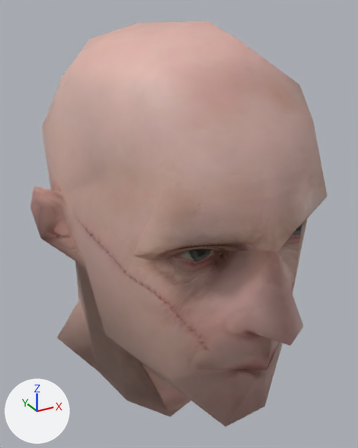
Two versions of the glTF model public/models/heads/head_200.glb, one commit apart.
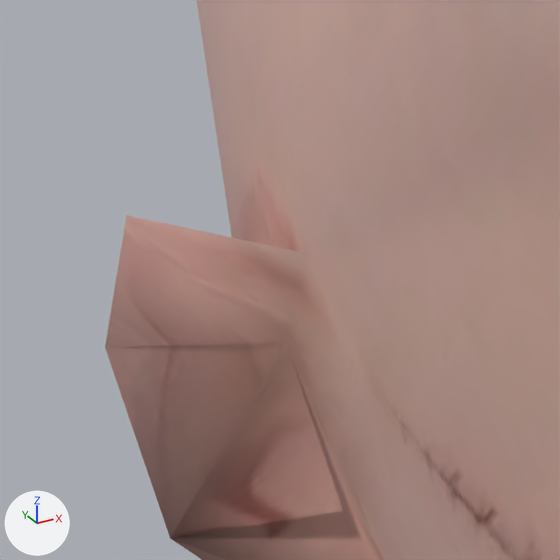
There are two pictures of each version: one whole from a camera (50 mm lens) standing at (-0.957, -1.716, 1.006) and looking at (0.015, 0.051, 0.122), one close up on the part from 4% to 29% of the width and 34% to 54% of the height. The lights are fixed; the arrows at lower left show +X, +Y and +Z. The first two pictures are the older version. Vertices at exactly the same position are counted once.
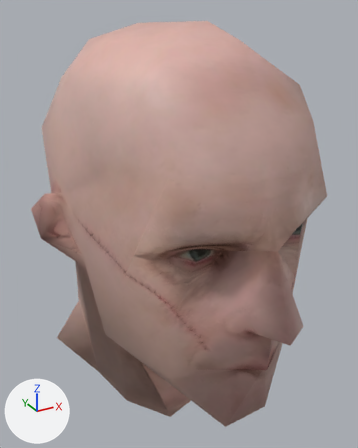
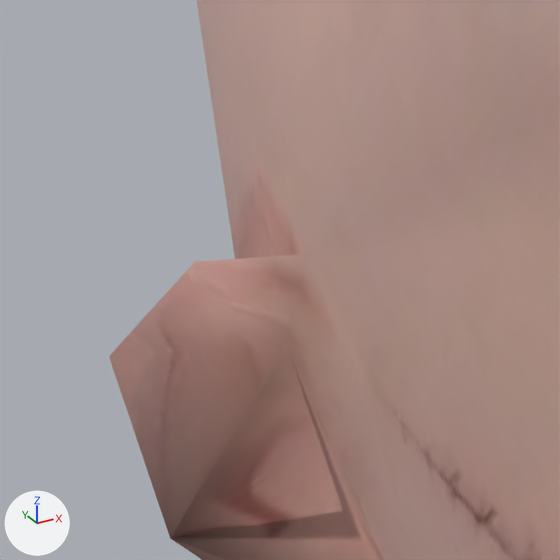
Commit message: fix ear

Boxes (x1, y1, x2, y2) around the edits, measured in the close-ups (560 x 560 px; the box of a moved part takes in the faces that stretch with it):
'Mesh_0', reshaped: before (105, 0, 560, 560); after (109, 0, 560, 560)
part 1 of me_mesh_0, moved or reshaped: before (105, 215, 308, 538); after (109, 254, 308, 538)

Patch to the scene script:
```diff
--- a/public/models/heads/head_200.glb.py
+++ b/public/models/heads/head_200.glb.py
@@ me_mesh_0 @@
 me_mesh_0.from_pydata(...)  # 100 vertices, 196 faces; spans x -0.56..0.57, y -0.76..0.74, z -0.98..0.96
 # used by ob_mesh_0; location = (0.0, 0.0, 0.0)
-me_mesh_0.vertices[40].co = (-0.56, 0.19, 0.36)  # pixel (126, 215)
-me_mesh_0.vertices[43].co = (-0.56, 0.32, 0.22)  # pixel (105, 347)
+# me_mesh_0 part 1
+me_mesh_0.vertices[40].co = (-0.52, 0.2, 0.31)  # pixel (194, 261)
+me_mesh_0.vertices[43].co = (-0.56, 0.3, 0.22)  # pixel (108, 356)
 me_mesh_0.materials.append(mat_material_0)
```
